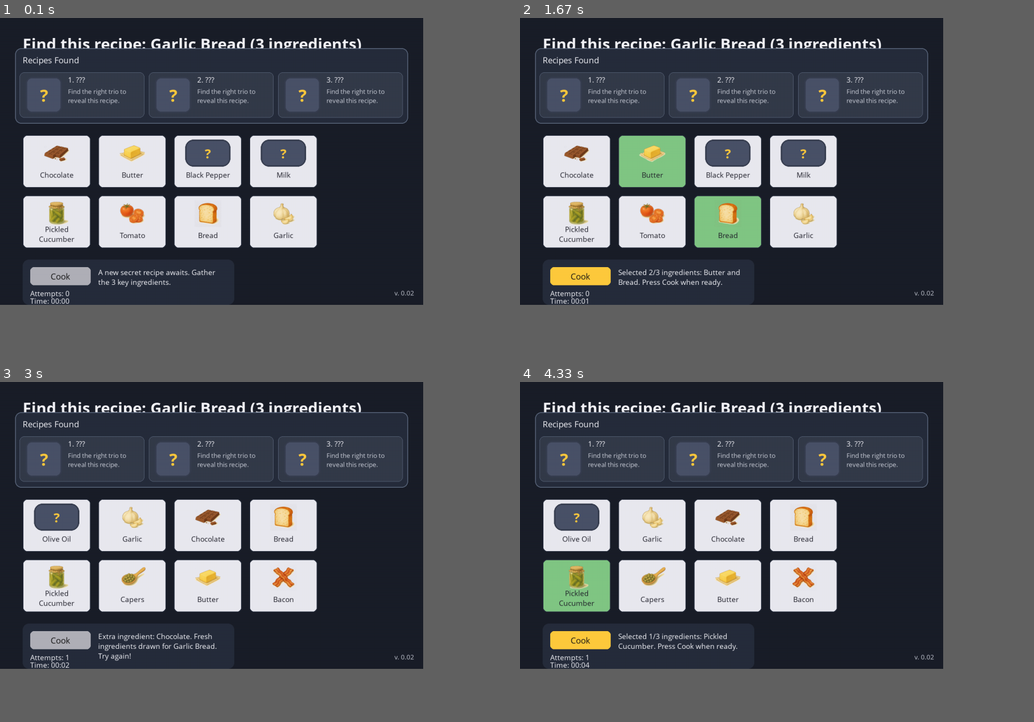
Above: before the commit, frames 1-4 (two rows, left to right).
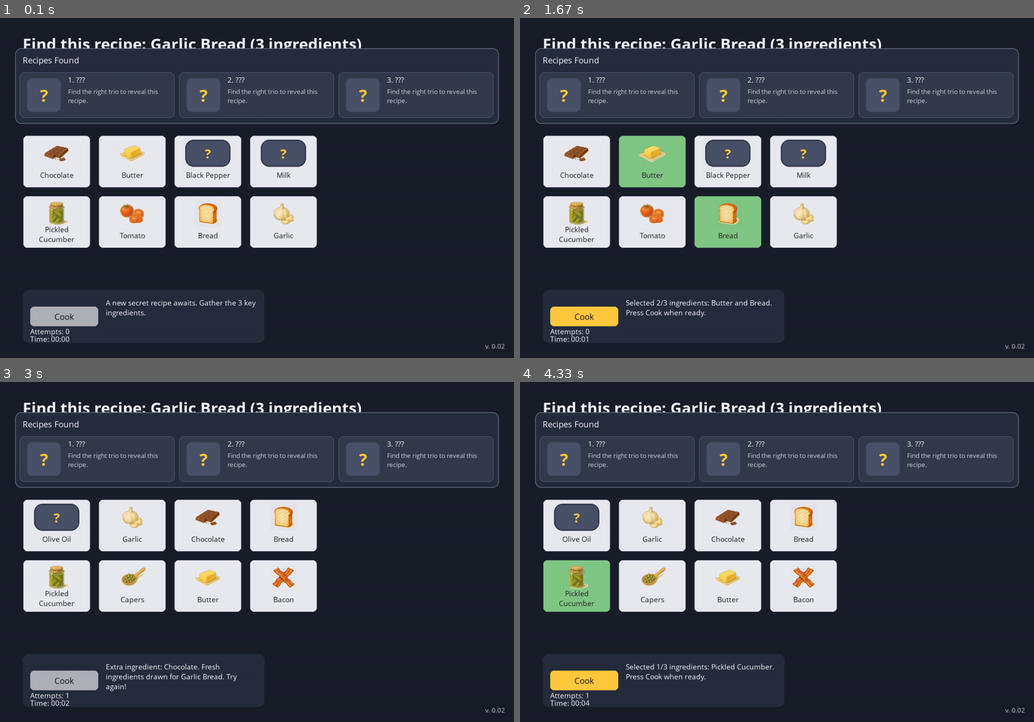
Above: after the commit, the same moments.

Repository: chrixbedardcad/FoodSimulator
Game: pygame game, started from secret_recipe_pygame.py
The game is run twice, just before and just after one commit, with the same random seed, the same clock (stepped at 60 frames per second) and the same inputs.
Inputs (mouse positions are in pixels of both pictures, inside the frame that each line leads up to):
- Up to frame 1 (0.1 s): no input
- Up to frame 2 (1.67 s): click (756, 201) at 0.38 s; click (782, 208) at 0.72 s; click (617, 137) at 1.05 s; click (838, 218) at 1.38 s
- Up to frame 3 (3 s): click (71, 541) at 1.72 s; click (262, 589) at 2.05 s; click "Cook" at 2.88 s
- Up to frame 4 (4.33 s): click "Cook" at 3.22 s; click (607, 586) at 3.55 s
The window is 741x502 before the commit and 900x595 after it. Grey fills any space a smaller window leaves; there, only what the larger window draws over its background counts as a difference.

The runs differ from the first frame. In frame 1, 8.2% of the frame differs, in the area x 4-99%, y 6-98%; in frame 2, 8.3%; in frame 3, 8.4%; in frame 4, 8.3%.

Commit message:
Expand Pygame secret recipe playfield

Diff:
--- a/secret_recipe_pygame.py
+++ b/secret_recipe_pygame.py
@@ -20,8 +20,8 @@
 RECIPES_TO_FIND = 3
 CARD_COLUMNS = 4
 CARD_ROWS = HAND_SIZE // CARD_COLUMNS
-SCREEN_WIDTH = 1120
-SCREEN_HEIGHT = 760
+SCREEN_WIDTH = 1360
+SCREEN_HEIGHT = 900
 BACKGROUND_COLOR = (26, 30, 41)
 PANEL_COLOR = (38, 45, 60)
 CARD_COLOR = (233, 233, 240)
@@ -75,7 +75,19 @@
 
         self.found_recipes: List[Optional[Recipe]] = [None] * RECIPES_TO_FIND
         self.card_rects = self._build_card_layout()
-        self.cook_button = pygame.Rect(80, 660, 160, 48)
+        controls_height = 140
+        controls_top = SCREEN_HEIGHT - controls_height - 40
+        controls_width = 640
+        self.controls_rect = pygame.Rect(60, controls_top, controls_width, controls_height)
+        cook_button_height = 52
+        cook_button_width = 180
+        cook_button_y = self.controls_rect.y + (self.controls_rect.height - cook_button_height) // 2
+        self.cook_button = pygame.Rect(
+            self.controls_rect.x + 20,
+            cook_button_y,
+            cook_button_width,
+            cook_button_height,
+        )
 
         self._ingredient_display: Dict[str, str] = {
             name: (ingredient.display_name if isinstance(ingredient, Ingredient) else name)
@@ -436,22 +448,35 @@
                 self.screen.blit(surface, line_rect)
 
     def _draw_controls(self) -> None:
-        controls_rect = pygame.Rect(60, 640, 560, 120)
+        controls_rect = self.controls_rect
         pygame.draw.rect(self.screen, PANEL_COLOR, controls_rect, border_radius=16)
         cook_color = ACCENT_COLOR if self.hand_active and self.selected_indices else CARD_DISABLED_COLOR
         pygame.draw.rect(self.screen, cook_color, self.cook_button, border_radius=10)
         label = self.font_medium.render("Cook", True, (20, 20, 20))
         self.screen.blit(label, label.get_rect(center=self.cook_button.center))
 
-        status_rect = pygame.Rect(260, controls_rect.y + 20, 340, controls_rect.height - 40)
+        status_left = self.cook_button.right + 20
+        status_width = controls_rect.right - status_left - 20
+        status_rect = pygame.Rect(
+            status_left,
+            controls_rect.y + 20,
+            max(200, status_width),
+            controls_rect.height - 40,
+        )
         self._blit_wrapped_text(self.status_message, self.font_small, TEXT_COLOR, status_rect)
 
         attempts_surface = self.font_small.render(f"Attempts: {self.attempts}", True, TEXT_COLOR)
-        self.screen.blit(attempts_surface, (80, controls_rect.bottom - 44))
+        self.screen.blit(
+            attempts_surface,
+            (controls_rect.x + 20, controls_rect.bottom - 44),
+        )
         elapsed = (self.finish_time or time.perf_counter()) - self.start_time
         minutes, seconds = divmod(int(elapsed), 60)
         timer_surface = self.font_small.render(f"Time: {minutes:02d}:{seconds:02d}", True, TEXT_COLOR)
-        self.screen.blit(timer_surface, (80, controls_rect.bottom - 24))
+        self.screen.blit(
+            timer_surface,
+            (controls_rect.x + 20, controls_rect.bottom - 24),
+        )
 
     def _draw_summary(self) -> None:
         if not self.card_rects:
